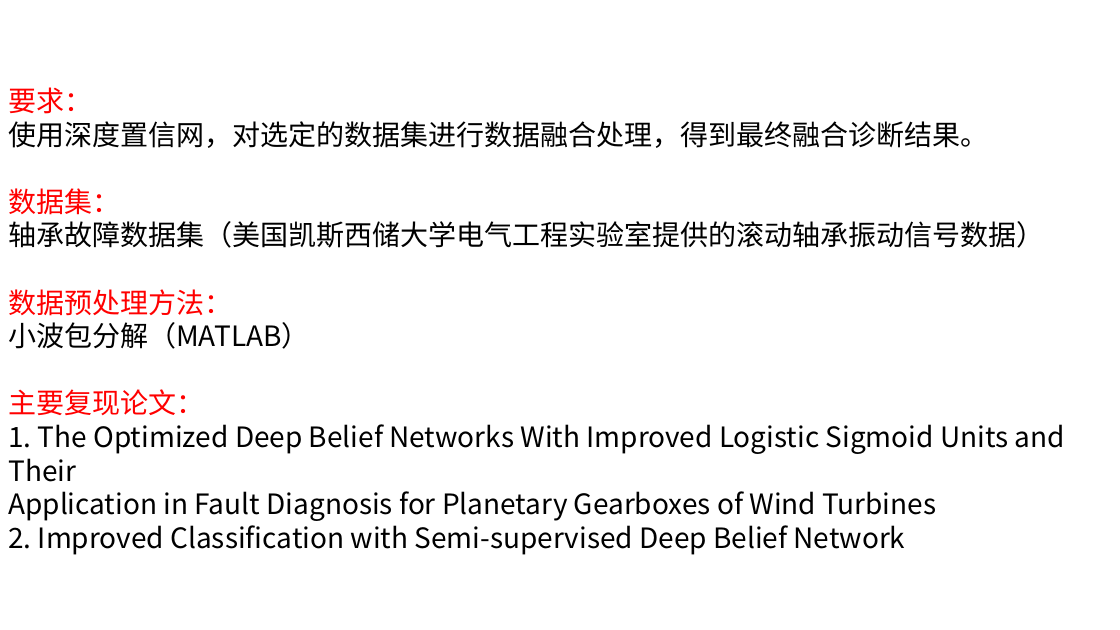
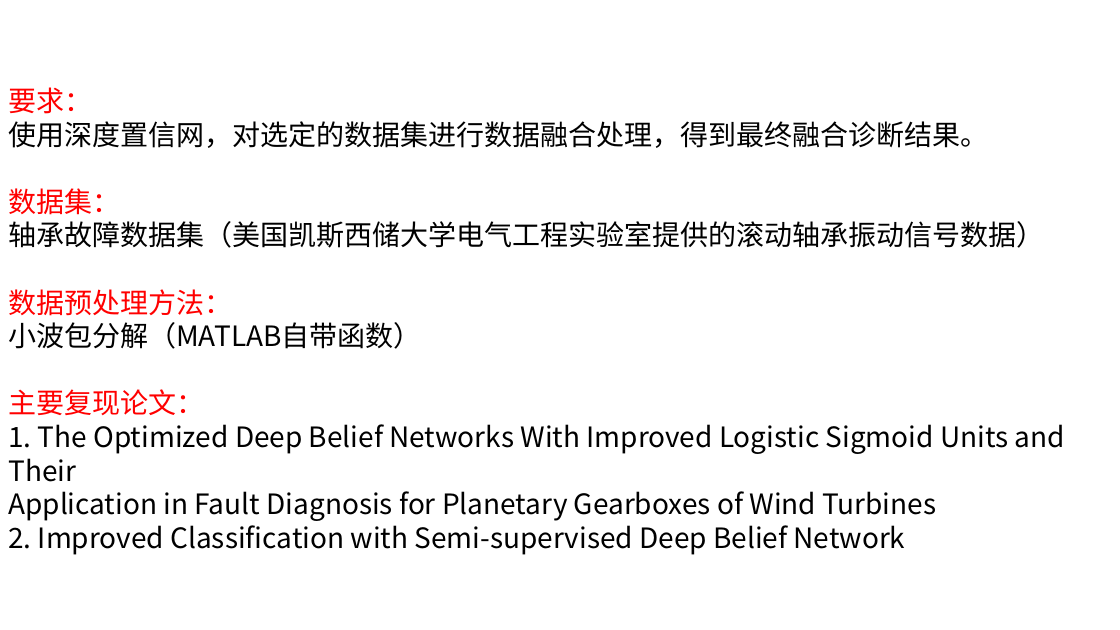
Before and after one commit to wjsun357/Intelligent-Software-Project-Training, a slide deck: slide 2 of Report/汇总报告.pptx. Drawn at 1120x630 pixels with LibreOffice and Linux fonts; fonts in the diff are those of the drawing. Boxes give left, top, right and bottom in pixels: in the first picture for what was removed or moved away, otherwise in the second. Text is boxed around its words. In the diff, an @@ line names an element or a change of style, - is before the commit and + after.

```diff
--- a/Report/汇总报告.pptx
+++ b/Report/汇总报告.pptx
@@ text at [8, 322, 422, 349]: text changed @@
-小波包分解（MATLAB）
+小波包分解（MATLAB自带函数）
```
Also in this commit, not shown: 6 other files.
